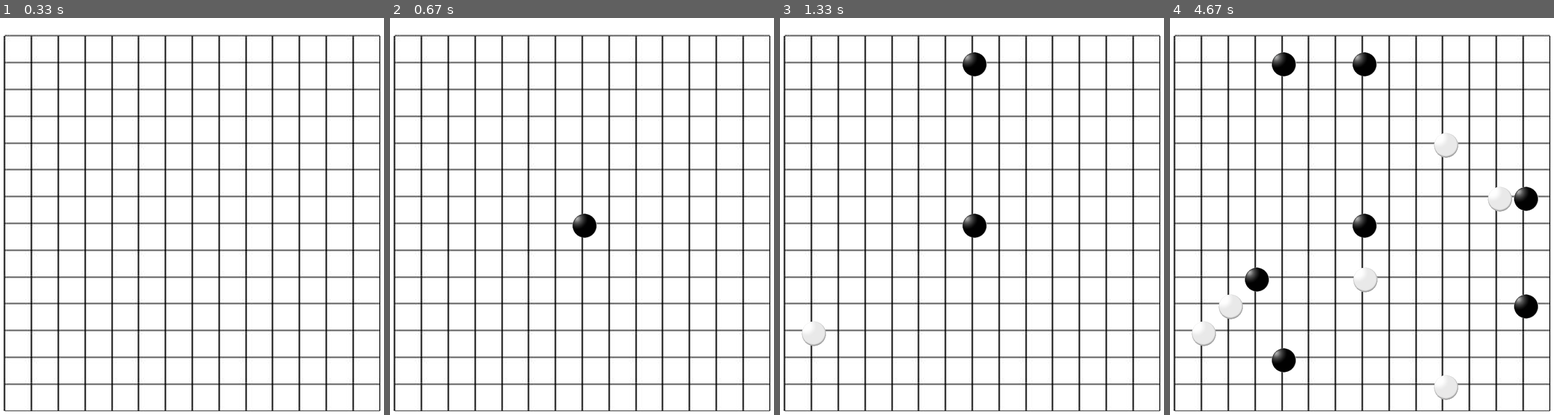
Above: before the commit, frames 1-4 (left to right).
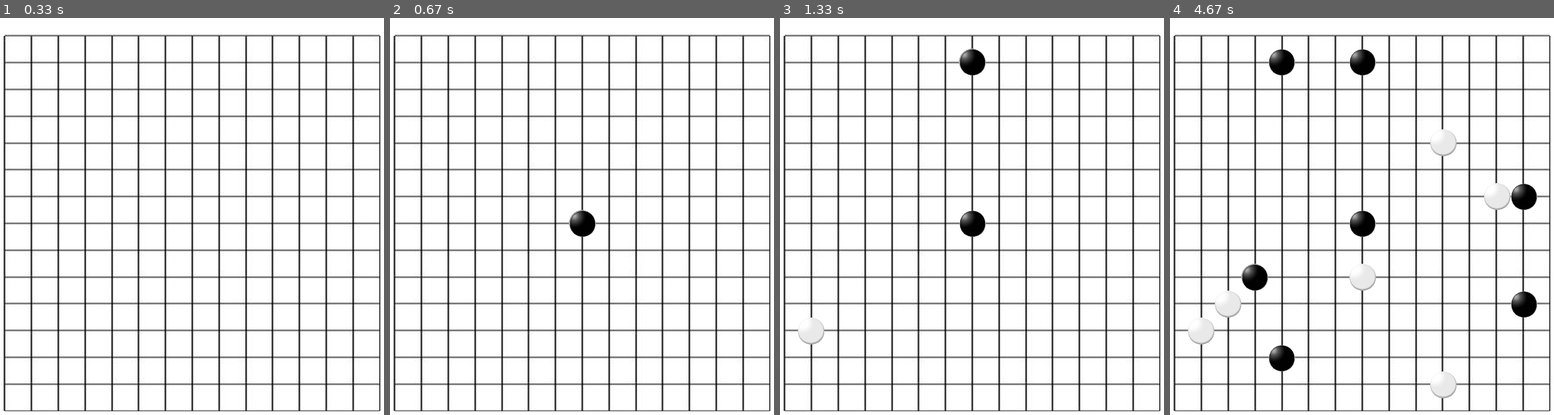
Above: after the commit, the same moments.

Repository: ChenKB91/pygame_wuzhichi
Game: pygame game, started from gaming_UI.py
Same seed, same stepped clock (60 frames per second), same inputs: the game is played once before the commit and once after it.
Inputs (mouse positions are in pixels of both pictures, inside the frame that each line leads up to):
- Up to frame 1 (0.33 s): no input
- Up to frame 2 (0.67 s): click (574, 212) at 0.38 s
- Up to frame 3 (1.33 s): click (814, 327) at 0.72 s; click (972, 53) at 1.05 s
- Up to frame 4 (4.67 s): click (1354, 272) at 1.38 s; click (1277, 57) at 1.72 s; click (1500, 204) at 2.05 s; click (1523, 307) at 2.38 s; click (1239, 295) at 2.72 s; click (1281, 351) at 3.05 s; click (1450, 152) at 3.38 s; click (1519, 208) at 3.72 s; click (1438, 375) at 4.05 s; click (1258, 287) at 4.38 s

Frame 1 is identical in both runs. In frame 2, 0.2% of the frame differs, in the area x 46-54%, y 48-56%; in frame 3, 0.5%; in frame 4, 1.8%, in the area x 4-96%, y 7-97%.

Commit message:
someting cool inside draw_board

Diff:
--- a/gaming_UI.py
+++ b/gaming_UI.py
@@ -22,16 +22,18 @@
         '''
         This is for cool gray stuff
         maybe it should go to somewhere
+        '''
         (i,j) = pygame.mouse.get_pos()
         i,j=int(round((i-100)/45)),int(round((j-100)/45))
-        pygame.draw.rect(game1.surface, (150, 150, 150),[100+45*i-35/2, 100+45*j-35/2, 45, 45],0)
-        '''
+        if i>-1 and j>-1 and i<16 and j<16:
+            pygame.draw.circle(game1.surface, (175, 175, 175),[100+45*i, 100+45*j],45/2,0)
+
         for i in range(15):
             for j in range(15):
                 if board.get_board()[i][j] == -1:
-                    self.surface.blit(self.B_img, (100+45*i-35/2, 100+45*j-35/2))# 35/2那個是修正棋子的圖片偏移 定中心為(0,0)
+                    self.surface.blit(self.B_img, (100+45*i-35/2-4, 100+45*j-35/2-4))# 35/2那個是修正棋子的圖片偏移 定中心為(0,0)
                 elif board.get_board()[i][j] == 1:
-                    self.surface.blit(self.W_img, (100+45*i-35/2, 100+45*j-35/2))
+                    self.surface.blit(self.W_img, (100+45*i-35/2-4, 100+45*j-35/2-4))
         pygame.display.update()
 
 
Binary file changed: images/black.png
Binary file changed: images/white.png
